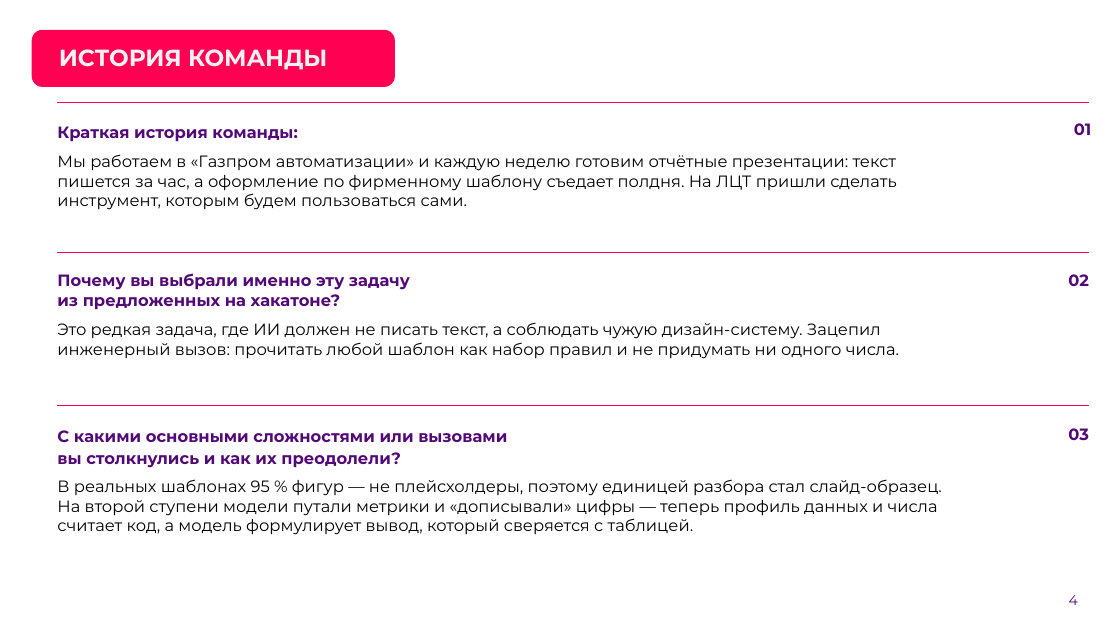
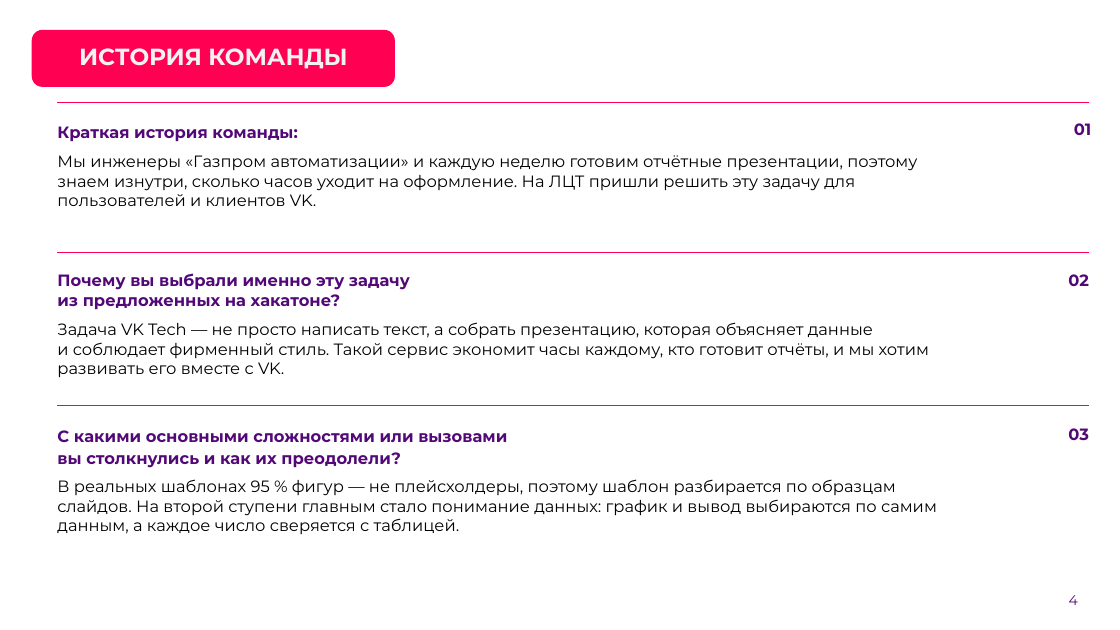
Before and after one commit to hl0pch1k/verstka, a slide deck: slide 4 of docs/presentation/verstka-pitch-stage2.pptx. Drawn at 1120x630 pixels with LibreOffice and Linux fonts; fonts in the diff are those of the drawing; background and template pictures are left out. Boxes give left, top, right and bottom in pixels: in the first picture for what was removed or moved away, otherwise in the second. Text is boxed around its words. In the diff, an @@ line names an element or a change of style, - is before the commit and + after.

```diff
--- a/docs/presentation/verstka-pitch-stage2.pptx
+++ b/docs/presentation/verstka-pitch-stage2.pptx
@@ title "ИСТОРИЯ КОМАНДЫ" moved from (x1=59, y1=49, x2=327, y2=70) to (x1=79, y1=48, x2=347, y2=69) @@
@@ title "ИСТОРИЯ КОМАНДЫ" at (x1=79, y1=48, x2=347, y2=69): alignment left to centre; vertical alignment bottom to middle @@
@@ text at (x1=57, y1=155, x2=917, y2=206): text changed @@
-Мы работаем в «Газпром автоматизации» и каждую неделю готовим отчётные презентации: текст пишется за час, а оформление по фирменному шаблону съедает полдня. На ЛЦТ пришли сделать инструмент, которым будем пользоваться сами.
+Мы инженеры «Газпром автоматизации» и каждую неделю готовим отчётные презентации, поэтому знаем изнутри, сколько часов уходит на оформление. На ЛЦТ пришли решить эту задачу для пользователей и клиентов VK.
@@ text at (x1=57, y1=322, x2=929, y2=378): text changed @@
-Это редкая задача, где ИИ должен не писать текст, а соблюдать чужую дизайн-систему. Зацепил инженерный вызов: прочитать любой шаблон как набор правил и не придумать ни одного числа.
+Задача VK Tech — не просто написать текст, а собрать презентацию, которая объясняет данные и соблюдает фирменный стиль. Такой сервис экономит часы каждому, кто готовит отчёты, и мы хотим развивать его вместе с VK.
@@ text at (x1=57, y1=479, x2=937, y2=534): text changed @@
-В реальных шаблонах 95 % фигур — не плейсхолдеры, поэтому единицей разбора стал слайд-образец. На второй ступени модели путали метрики и «дописывали» цифры — теперь профиль данных и числа считает код, а модель формулирует вывод, который сверяется с таблицей.
+В реальных шаблонах 95 % фигур — не плейсхолдеры, поэтому шаблон разбирается по образцам слайдов. На второй ступени главным стало понимание данных: график и вывод выбираются по самим данным, а каждое число сверяется с таблицей.
```
Also in this commit, not shown: 18 other slides changed, 1 other file.
